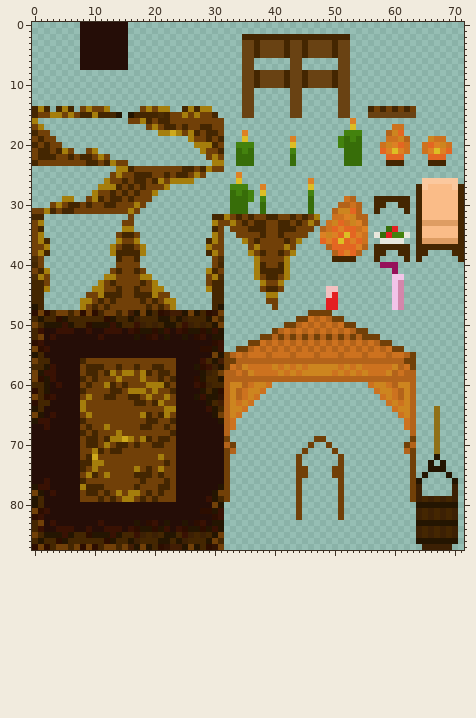
One commit to this sprite sheet: src/sprites/mempool.png. The picture above was drawn from the file before the commit.
The file is 72x88 pixels. Colours within 5 levels of each other are drawn and written as one.
After:
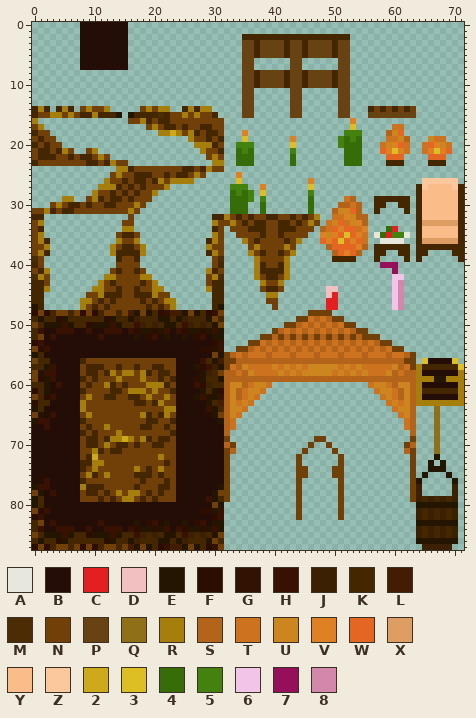
Palette (. is transparent): A #e8e7dd  B #250d07  C #e41f22  D #f2c0c0  E #241501  F #2d0d00  G #321303  H #391103  J #3c2004  K #442601  L #421d04  M #4c2c04  N #714008  P #694213  Q #907016  R #a57e0c  S #b3631a  T #cd721f  U #cd851f  V #dd8124  W #e46622  X #de9d63  Y #fabc88  Z #fbc89e  2 #cea91b  3 #ddbe24  4 #376d09  5 #43820e  6 #f2c4e8  7 #960f5a  8 #d387ab
Commit: Finish mempool stage
The exact change:
y 56: x 65..70 ...... -> 3BBBB3
y 57: x 64..71 ........ -> RKKKKKK3
y 58: x 64..71 ........ -> RBBBBBBR
y 59: x 64..71 ........ -> RRREERRR
y 60: x 64..71 ........ -> RBBBBBBR
y 61: x 64..71 ........ -> RKKKKKKR
y 62: x 64..71 ........ -> RBBBBBBR
y 63: x 64..71 ........ -> RRRRRRRR
Pixel boxes of the changes (left, top, right, bottom) in both pictures:
added: (416, 358, 464, 406)
